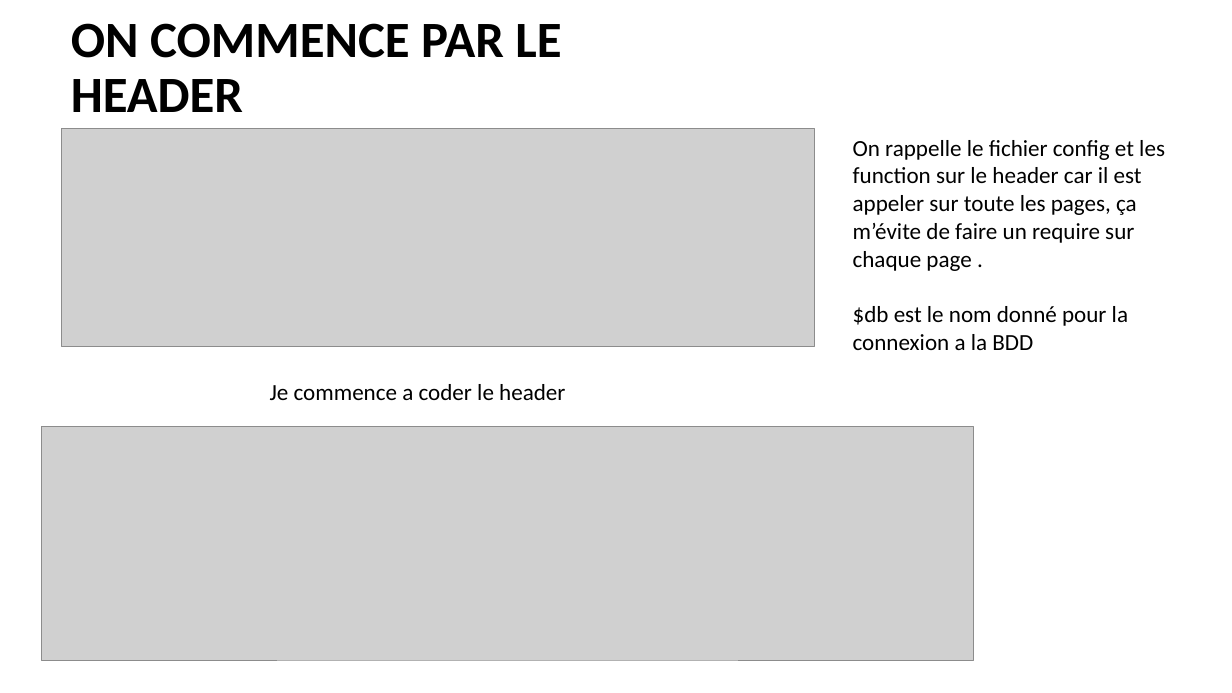
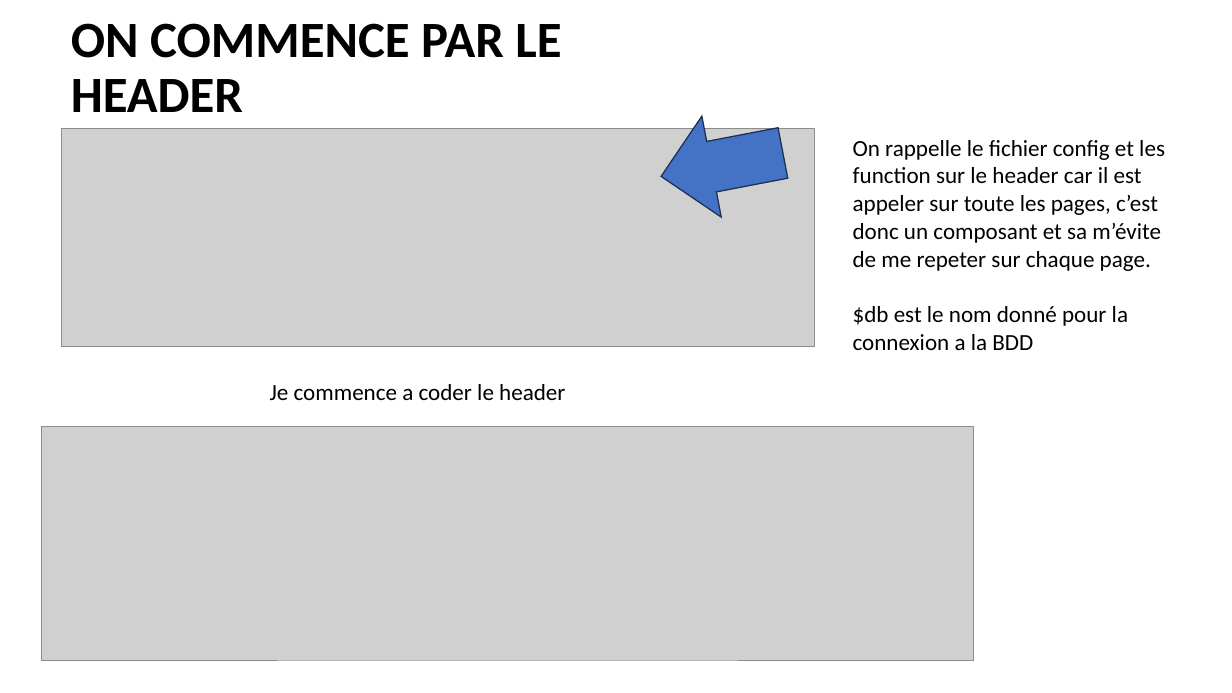
Before and after one commit to yamsmdj/OnePiece, a slide deck: slide 5 of bd/ONE PIECE.pptx. Drawn at 1232x693 pixels with LibreOffice and Linux fonts; fonts in the diff are those of the drawing; grey boxes stand for pictures. Boxes give left, top, right and bottom in pixels: in the first picture for what was removed or moved away, otherwise in the second. Text is boxed around its words. In the diff, an @@ line names an element or a change of style, - is before the commit and + after.

```diff
--- a/bd/ONE PIECE.pptx
+++ b/bd/ONE PIECE.pptx
@@ right arrow added at (x1=651, y1=103, x2=792, y2=227), fill #4472C4, outline #1E3256 1 pt @@
@@ text at (x1=853, y1=140, x2=1165, y2=271): text changed @@
-On rappelle le fichier config et les function sur le header car il est appeler sur toute les pages, ça m’évite de faire un require sur chaque page .
+On rappelle le fichier config et les function sur le header car il est appeler sur toute les pages, c’est donc un composant et sa m’évite de me repeter sur chaque page.
```
Also in this commit, not shown: 8 other slides changed, 3 other files.
